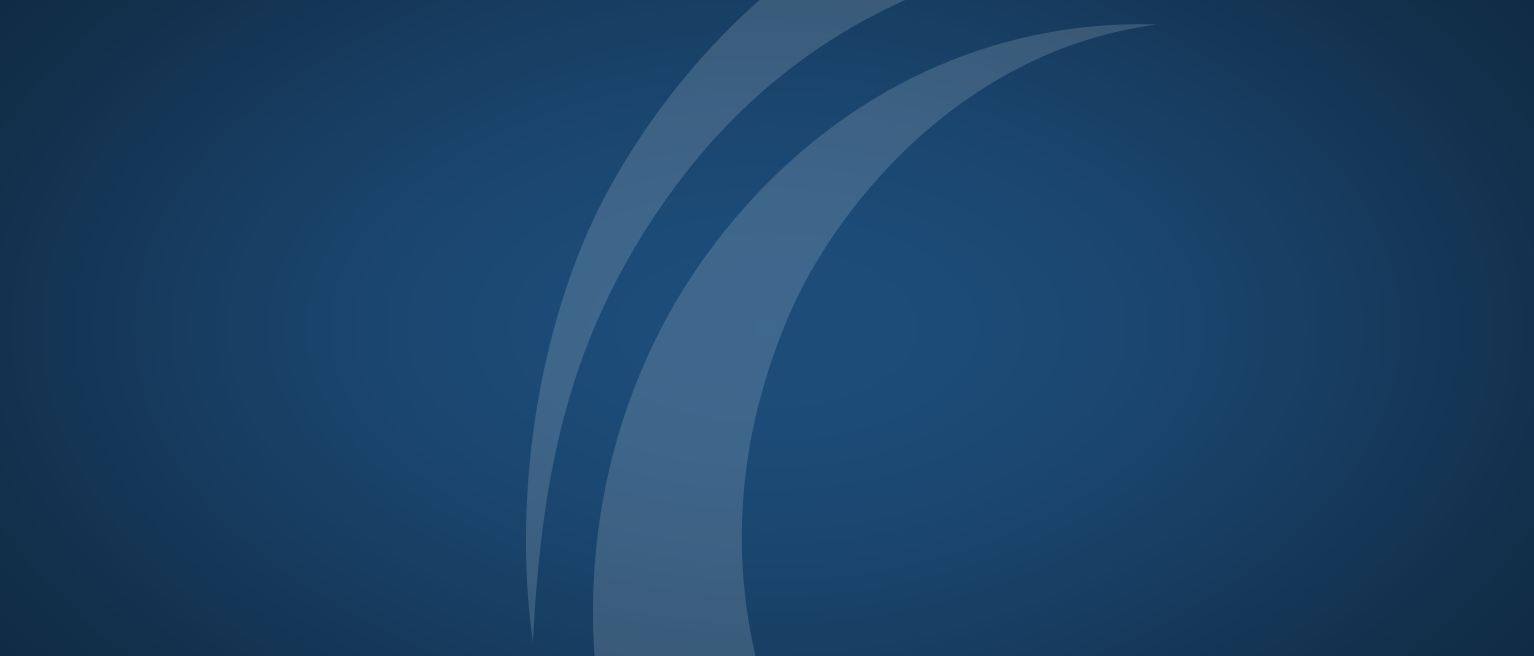
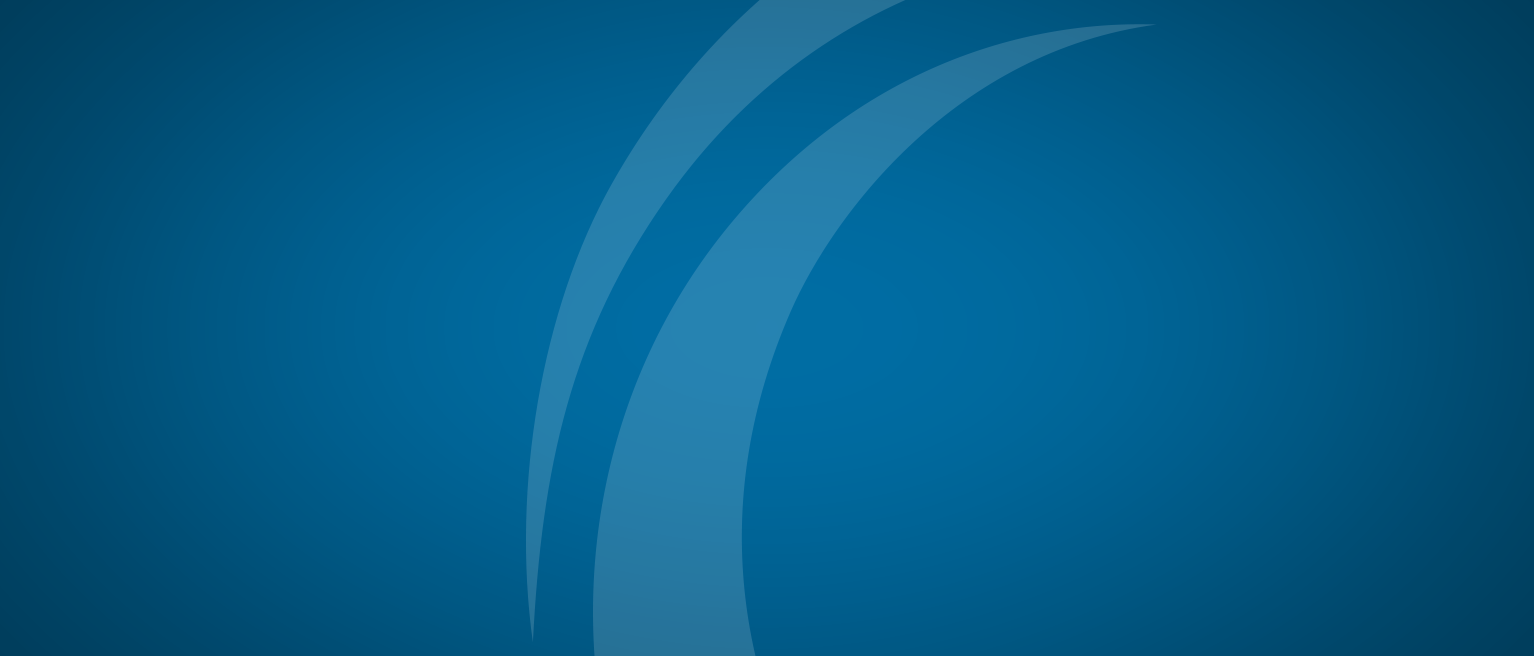
Layered file, before and after one edit (1534x656). Changes by layer:
added layer "Layer 12" above "Layer 11" over [0, 0, 1534, 656]
added layer "Layer 11" above "Layer 10" over [0, 0, 1534, 656]
